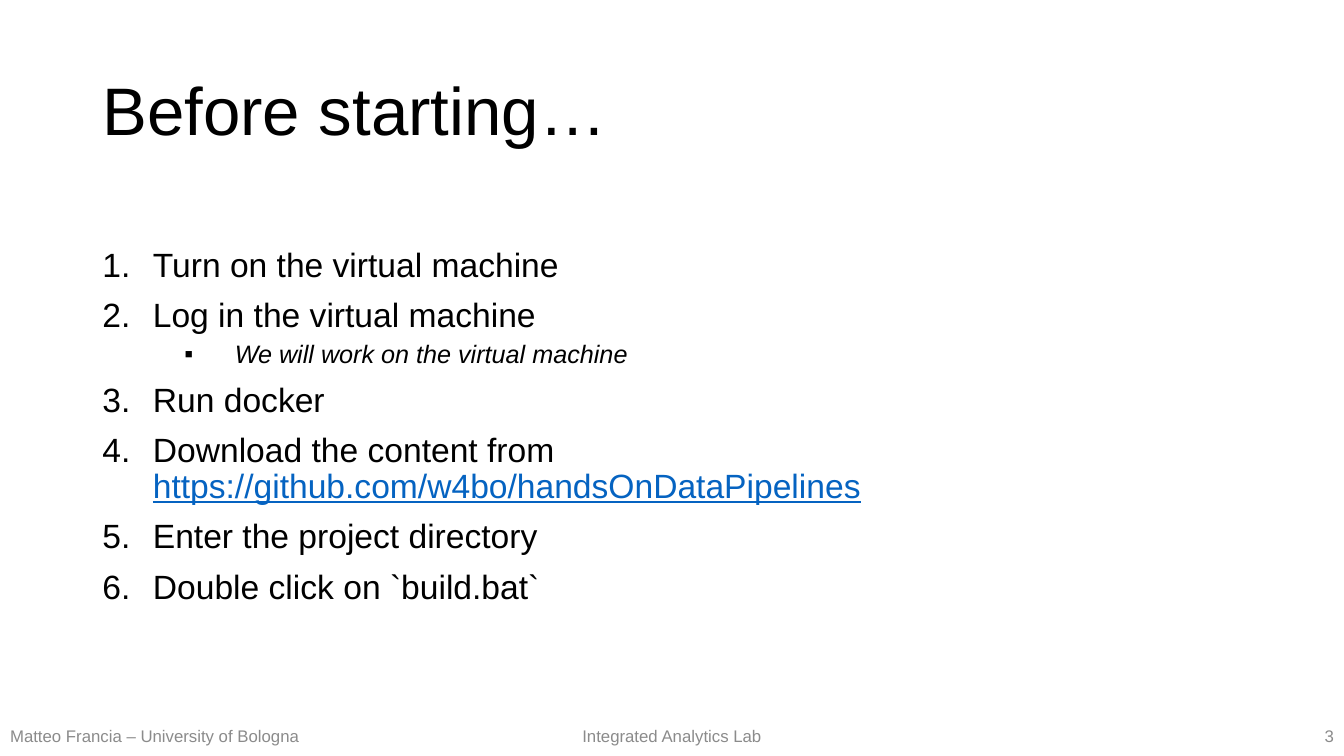
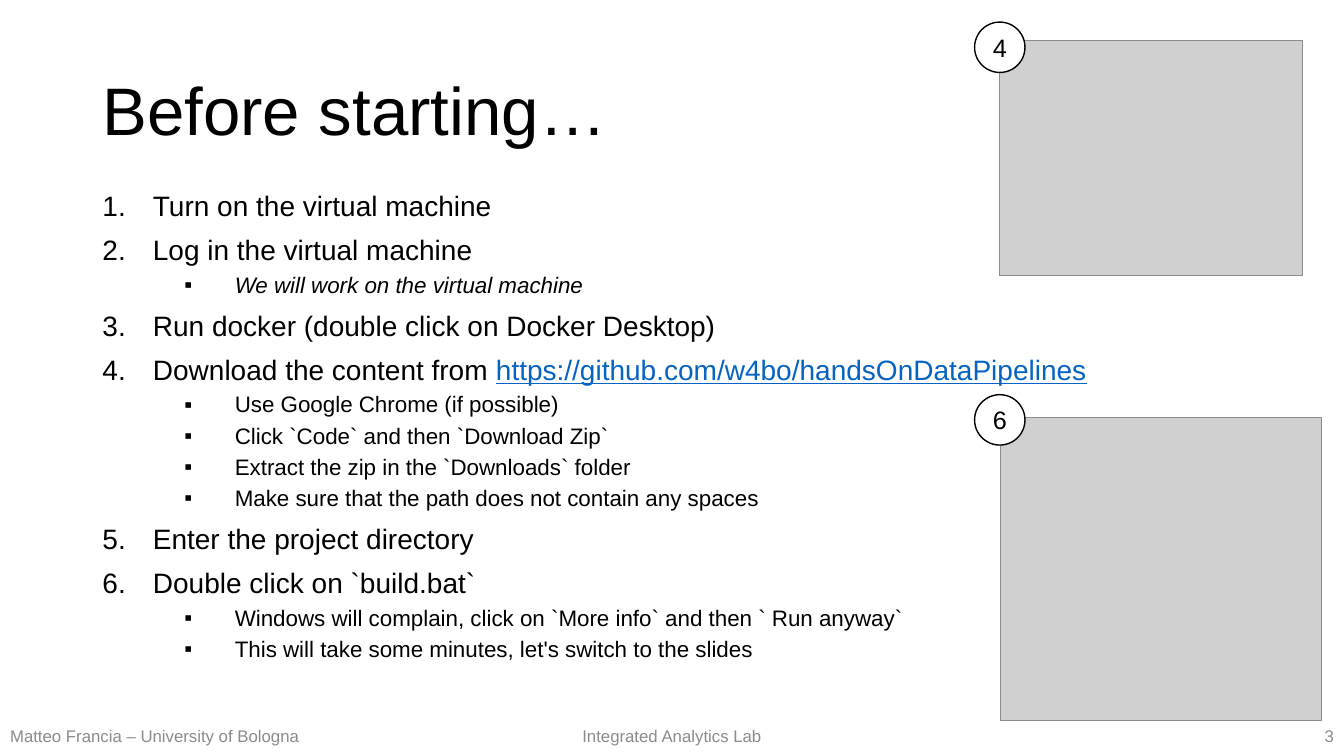
Before and after one commit to w4bo/teaching-handsondatapipelines, a slide deck: slide 3 of 00-slides.pptx. Drawn at 1344x756 pixels with LibreOffice and Linux fonts; fonts in the diff are those of the drawing; grey boxes stand for pictures. Boxes give left, top, right and bottom in pixels: in the first picture for what was removed or moved away, otherwise in the second. Text is boxed around its words. In the diff, an @@ line names an element or a change of style, - is before the commit and + after.

Commit message:
fix some problems with docker

```diff
--- a/00-slides.pptx
+++ b/00-slides.pptx
@@ ellipse added at [975,22,1025,73], fill #FFFFFF, outline #000000 1 pt, 18 pt, text #000000 @@
+4
@@ picture added at [1000,40,1303,275] @@
@@ text at [153,195,1086,594]: size 24 to 20 pt in "Turn on the virtual machine", "Log in the virtual machine", "Download the content from https://github.com/w4bo/handsOnDat ...", "Enter the project directory" and 1 more places; size 18 to 16 pt in "We will work on the virtual machine" @@
@@ text at [153,315,715,341]: text changed; size 24 to 20 pt @@
-3. Run docker
+3. Run docker (double click on Docker Desktop)
@@ text at [235,395,759,511]: paragraphs added @@
+  ▪ Use Google Chrome (if possible)
+  ▪ Click `Code` and then `Download Zip`
+  ▪ Extract the zip in the `Downloads` folder
+  ▪ Make sure that the path does not contain any spaces
@@ ellipse added at [975,395,1025,446], fill #FFFFFF, outline #000000 1 pt, 18 pt, text #000000 @@
+6
@@ picture added at [1000,417,1322,720] @@
@@ text at [235,609,902,660]: paragraphs added @@
+  ▪ Windows will complain, click on `More info` and then ` Run anyway`
+  ▪ This will take some minutes, let's switch to the slides
```
Also in this commit, not shown: 6 other files.
